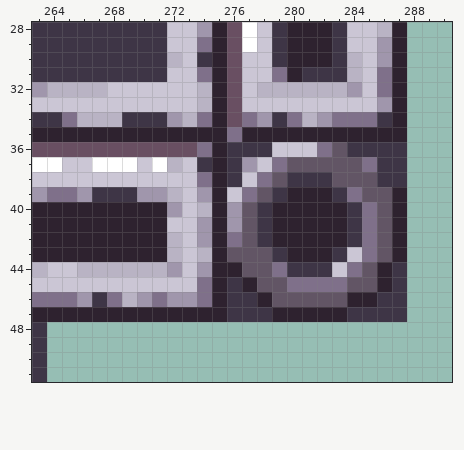
File history of a pixel-art file, games/Phaser-Snake-Game/public/assets/Tiled/tileSheetx12.aseprite. Above: the version before the commit.
384x384 pixels, 1 frame. Pixels under 10% opacity are left out. Colours within 5 levels of each other are drawn and written as one. Shown: x 263..290, y 28..51.
The same view after the edit:
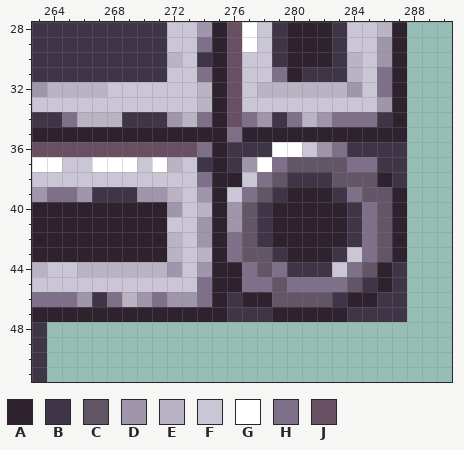
Palette (. is transparent): A #2e222f  B #3e3546  C #625565  D #a096ac  E #b9b3c4  F #cbc6d5  G #ffffff  H #7f708a  J #694f62
Difference:
{"where": "layer \"Layer\""}
{"y":36,"x":279,"old":"FF","new":"GG"}
{"y":36,"x":282,"old":"HC","new":"DH"}
{"y":37,"x":278,"old":"F","new":"G"}
{"y":37,"x":284,"old":"C","new":"H"}
{"y":38,"x":276,"old":"B","new":"A"}
{"y":38,"x":286,"old":"B","new":"A"}
{"y":43,"x":276,"old":"C","new":"H"}
{"y":44,"x":277,"old":"C","new":"H"}
{"y":45,"x":276,"old":"BAC","new":"AHH"}
{"y":45,"x":285,"old":"C","new":"B"}
{"y":46,"x":277,"old":"B","new":"A"}
{"y":46,"x":283,"old":"C","new":"B"}
{"label":"changed","picture_box":[227,142,392,187]}
{"label":"changed","picture_box":[227,247,377,307]}
